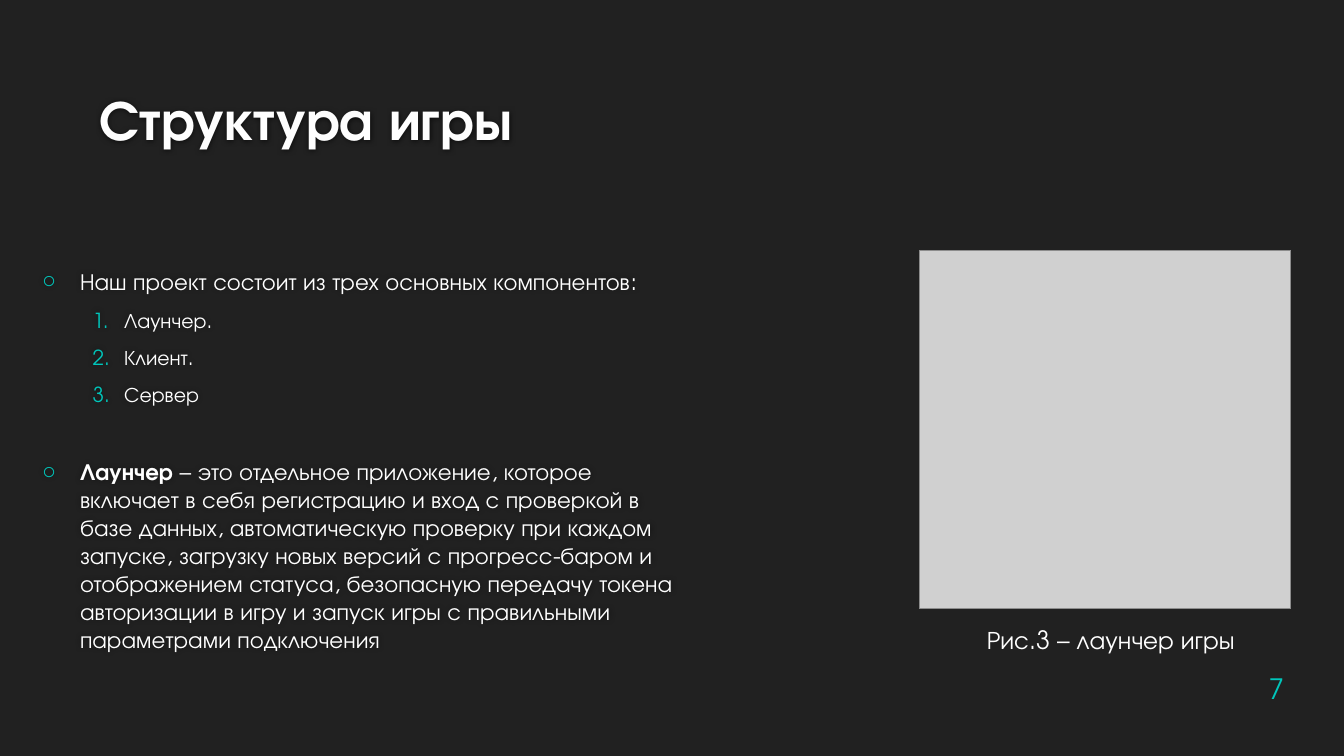
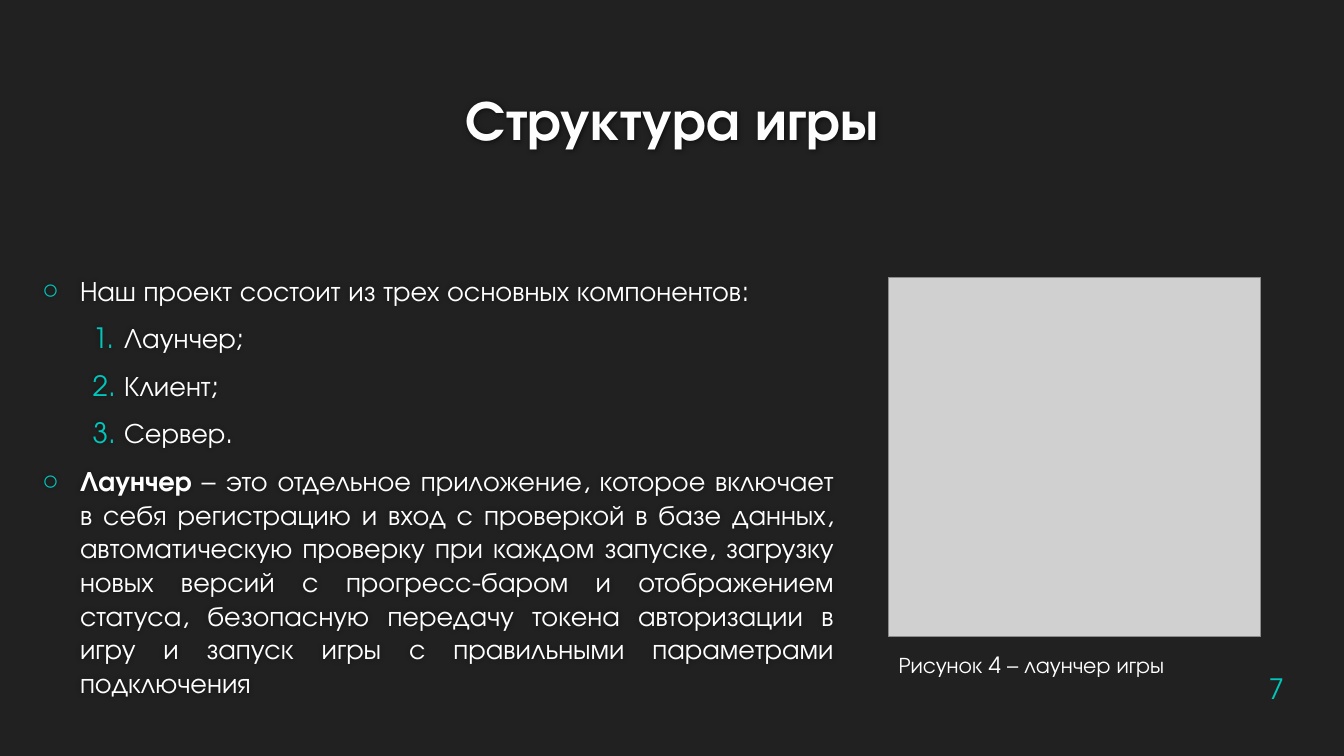
Before and after one commit to leagueofadventures/origin, a slide deck: slide 7 of Документация/origin.pptx. Drawn at 1344x756 pixels with LibreOffice and Linux fonts; fonts in the diff are those of the drawing; grey boxes stand for pictures; background and template pictures are left out. Boxes give left, top, right and bottom in pixels: in the first picture for what was removed or moved away, otherwise in the second. Text is boxed around its words. In the diff, an @@ line names an element or a change of style, - is before the commit and + after.

Commit message:
Обновлена проектная документация

```diff
--- a/Документация/origin.pptx
+++ b/Документация/origin.pptx
@@ title "Структура игры" at (466,101,878,150): alignment left to centre @@
@@ text at (80,282,834,697): size 16.6 to 20 pt; alignment left to justified @@
@@ picture: place and size @@
-picture at (920,250,1292,609)
+picture at (889,278,1261,637)
@@ text at (124,329,236,448): text changed; size 14.8 to 20 pt @@
-  1. Лаунчер.
-  2. Клиент.
-  3. Сервер
+  1. Лаунчер;
+  2. Клиент;
+  3. Сервер.
@@ text at (899,656,1165,677): text changed; size 18 to 16 pt @@
-Рис.3 – лаунчер игры
+Рисунок 4 – лаунчер игры
```
Also in this commit, not shown: 11 other slides changed, 2 other files.
